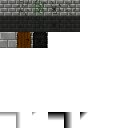
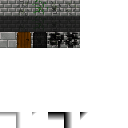
Layered file, before and after one edit (128 × 128). Changes by layer:
painted on "Pozadí" over [47, 31, 80, 48]
